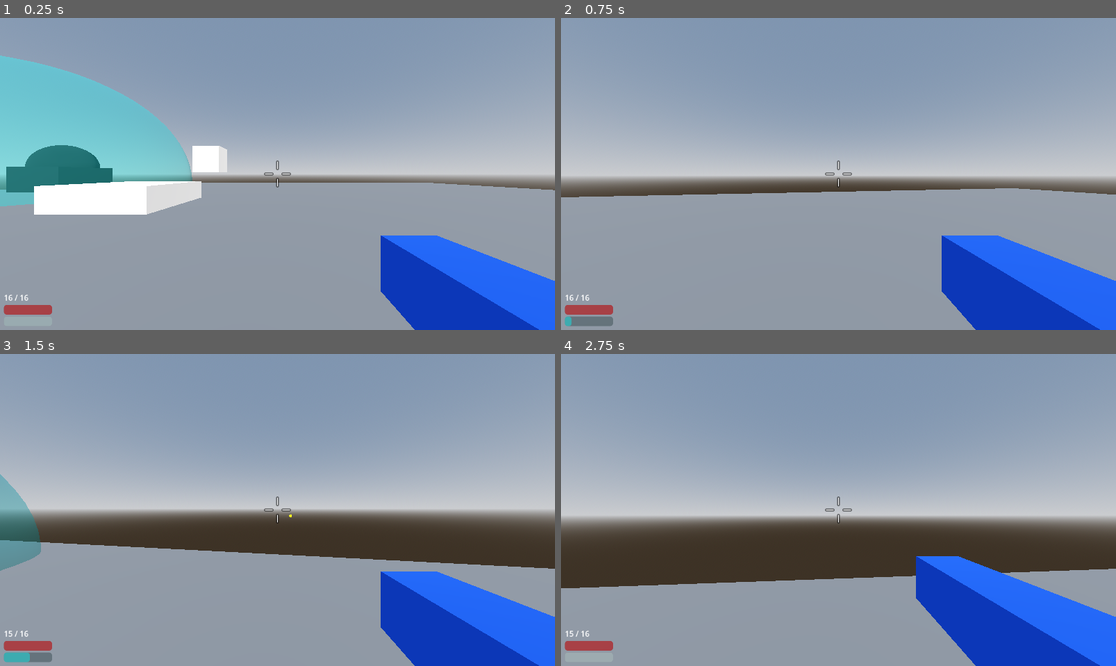
Above: before the commit, frames 1-4 (two rows, left to right).
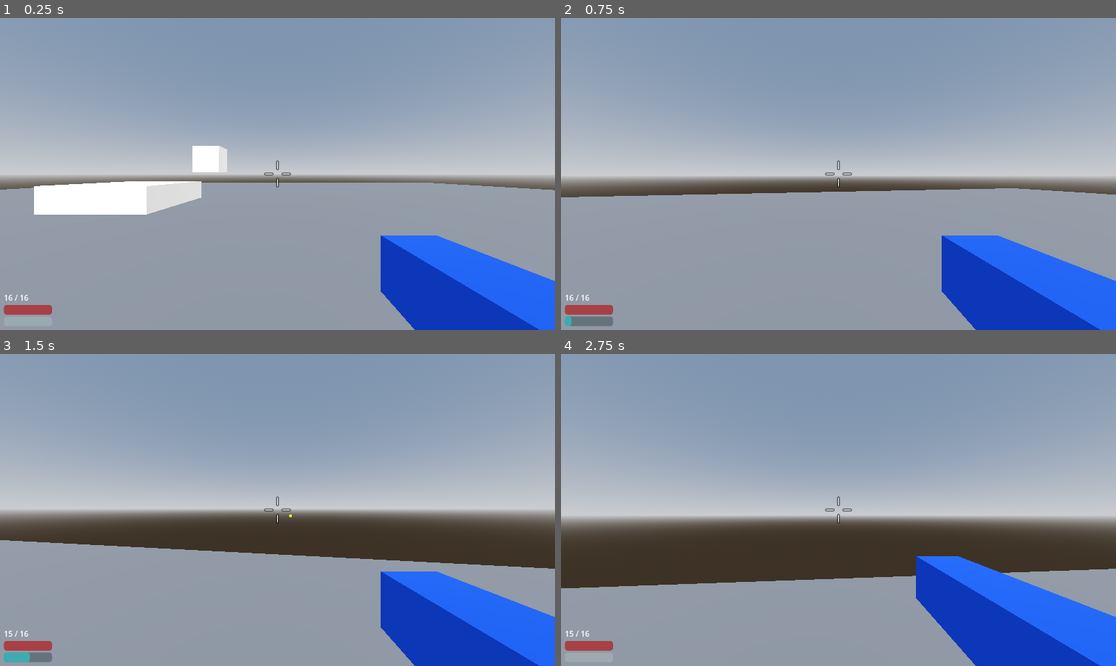
Above: after the commit, the same moments.

Repository: rsrasmu2/Brackeys2025
Game: Godot game, scene res://assets/test_environment/test_environment.tscn
Two runs of this game, one before a commit and one after it. Both use one fixed random seed, a clock stepped at 60 frames per second and the inputs below. This scene is started directly instead of the project's main scene.
Inputs (mouse positions are in pixels of both pictures, inside the frame that each line leads up to):
- Up to frame 1 (0.25 s): no input
- Up to frame 2 (0.75 s): tap Enter at 0.5 s; move the mouse to (866, 174) at 0.52 s; hold W (move_forward) from 0.53 s (still down); hold Shift (dash) from 0.53 s (still down)
- Up to frame 3 (1.5 s): keep holding W (move_forward); tap Space (jump) at 0.77 s; move the mouse to (249, 510) at 1.27 s; release Shift (dash) at 1.28 s; click (249, 510) at 1.35 s
- Up to frame 4 (2.75 s): keep holding W (move_forward); tap Space (jump) at 1.52 s; move the mouse to (849, 503) at 2.02 s; hold Right mouse button (melee) from 2.03 s (still down)

The runs differ from the first frame. In frame 1, 11% of the frame differs, in the area x 0-35%, y 12-61%; in frame 2, nothing differs; in frame 3, 1.5%; in frame 4, nothing differs.

Commit message:
Add pillar enemy

Diff:
--- a/assets/enemy/enemy_blob/enemy_blob.tscn
+++ b/assets/enemy/enemy_blob/enemy_blob.tscn
@@ -6,6 +6,9 @@
 [ext_resource type="PackedScene" uid="uid://qa66w5kam7ti" path="res://assets/common/knockback/knockback.tscn" id="3_bib1n"]
 [ext_resource type="Script" uid="uid://dcyh6jb1gxxbo" path="res://assets/enemy/enemy_blob/blob_idle.gd" id="3_p4dtg"]
 [ext_resource type="Script" uid="uid://cmt115g776ke7" path="res://assets/enemy/enemy_blob/blob_attack.gd" id="4_5nfcq"]
+
+[sub_resource type="ViewportTexture" id="ViewportTexture_bib1n"]
+viewport_path = NodePath("SubViewport")
 
 [sub_resource type="SphereShape3D" id="SphereShape3D_42nhj"]
 
@@ -22,6 +25,7 @@
 
 [node name="HealthBar" parent="." index="2"]
 transform = Transform3D(1, 0, 0, 0, 1, 0, 0, 0, 1, 0, 1.57337, 0)
+texture = SubResource("ViewportTexture_bib1n")
 
 [node name="CollisionShape3D" type="CollisionShape3D" parent="." index="3"]
 transform = Transform3D(1, 0, 0, 0, 1, 0, 0, 0, 1, 0, 0.625121, -0.088591)
--- /dev/null
+++ b/assets/enemy/enemy_pillar/enemy_pillar.tscn
@@ -0,0 +1,80 @@
+[gd_scene load_steps=10 format=3 uid="uid://blrh806e5yssb"]
+
+[ext_resource type="PackedScene" uid="uid://cr5r7kt1j1ati" path="res://assets/enemy/enemy_base/enemy.tscn" id="1_red0b"]
+[ext_resource type="PackedScene" uid="uid://ksrtlxdhhtvb" path="res://assets/enemy/enemy_pillar/Enemy_Pillar.glb" id="2_n7fcf"]
+[ext_resource type="Script" uid="uid://c57rja73wx5tf" path="res://assets/enemy/enemy_pillar/pillar_idle.gd" id="3_5qy18"]
+[ext_resource type="Script" uid="uid://da5q7hn5atihn" path="res://assets/enemy/enemy_pillar/pillar_follow.gd" id="4_5qy18"]
+[ext_resource type="Script" uid="uid://cwrysv1cwpwav" path="res://assets/enemy/enemy_pillar/pillar_attack.gd" id="4_n7fcf"]
+
+[sub_resource type="CylinderShape3D" id="CylinderShape3D_5qy18"]
+height = 6.0
+radius = 0.47168
+
+[sub_resource type="ViewportTexture" id="ViewportTexture_5qy18"]
+viewport_path = NodePath("SubViewport")
+
+[sub_resource type="BoxShape3D" id="BoxShape3D_5qy18"]
+size = Vector3(1, 6, 0.8)
+
+[sub_resource type="BoxShape3D" id="BoxShape3D_sicnd"]
+size = Vector3(0.985, 5, 0.813)
+
+[node name="EnemyPillar" node_paths=PackedStringArray("state_nodes") instance=ExtResource("1_red0b")]
+state_nodes = {
+0: NodePath("PillarIdle"),
+1: NodePath("PillarFollow"),
+3: NodePath("PillarAttack")
+}
+
+[node name="CollisionShape3D" type="CollisionShape3D" parent="." index="0"]
+transform = Transform3D(1, 0, 0, 0, 1, 0, 0, 0, 1, 0.000732422, 3, 0.410694)
+shape = SubResource("CylinderShape3D_5qy18")
+
+[node name="Health" parent="." index="2"]
+max_health = 250
+
+[node name="HealthBar" parent="." index="3"]
+transform = Transform3D(1, 0, 0, 0, 1, 0, 0, 0, 1, 0, 6.78036, 0.40316)
+texture = SubResource("ViewportTexture_5qy18")
+
+[node name="Enemy_Pillar" parent="." index="4" instance=ExtResource("2_n7fcf")]
+
+[node name="PillarIdle" type="Node3D" parent="." index="5" node_paths=PackedStringArray("controller", "target")]
+script = ExtResource("3_5qy18")
+controller = NodePath("..")
+target = NodePath("../EnemyTarget")
+
+[node name="PillarFollow" type="Node3D" parent="." index="6" node_paths=PackedStringArray("controller", "target")]
+script = ExtResource("4_5qy18")
+controller = NodePath("..")
+target = NodePath("../EnemyTarget")
+
+[node name="PillarAttack" type="Area3D" parent="." index="7" node_paths=PackedStringArray("controller", "target")]
+transform = Transform3D(1, 0, 0, 0, 1, 0, 0, 0, 1, 0, 0, -0.183784)
+collision_layer = 4
+collision_mask = 2
+script = ExtResource("4_n7fcf")
+controller = NodePath("..")
+target = NodePath("../EnemyTarget")
+
+[node name="CollisionShape3D2" type="CollisionShape3D" parent="PillarAttack" index="0"]
+transform = Transform3D(1, 0, 0, 0, 1, 0, 0, 0, 1, 0, 3.13819, 0.430124)
+shape = SubResource("BoxShape3D_5qy18")
+
+[node name="WaitTimer" type="Timer" parent="PillarAttack" index="1"]
+wait_time = 2.0
+one_shot = true
+
+[node name="Timer" type="Timer" parent="PillarAttack" index="2"]
+wait_time = 1.5
+one_shot = true
+
+[node name="GroundDetection" type="Area3D" parent="." index="8"]
+collision_layer = 4
+
+[node name="CollisionShape3D" type="CollisionShape3D" parent="GroundDetection" index="0"]
+transform = Transform3D(1, 0, 0, 0, 1, 0, 0, 0, 1, -0.006, 3.5, 0.411511)
+shape = SubResource("BoxShape3D_sicnd")
+
+[connection signal="body_entered" from="PillarAttack" to="PillarAttack" method="_on_body_entered"]
+[connection signal="body_entered" from="GroundDetection" to="PillarAttack" method="_on_ground_detection_body_entered"]
--- /dev/null
+++ b/assets/enemy/enemy_pillar/pillar_attack.gd
@@ -0,0 +1,64 @@
+extends Area3D
+
+@export var controller: Enemy
+@export var target: EnemyTarget
+@export var damage: int = 40
+@export var knockback: float = 30
+@export var rotation_rate: float = -0.6
+@export var recovery_rate: float = 0.01
+
+var current_rotation: float = 0
+var end_basis: Basis
+
+var _damage_dealt: bool = false
+
+func enter() -> void:
+	_damage_dealt = false
+	monitoring = true
+	controller.look_at(target.target.global_position)
+	end_basis = controller.basis
+	current_rotation = rotation_rate * 2 * PI
+	$"../GroundDetection".monitoring = true
+	set_physics_process(true)
+
+func exit() -> void:
+	monitoring = false
+	$"../GroundDetection".monitoring = false
+	set_physics_process(false)
+
+func _physics_process(delta: float) -> void:
+	if len(get_overlapping_bodies()) > 0:
+		controller.rotation.x += 0.1 * PI
+		return
+	controller.rotation.x += current_rotation * delta
+
+
+func _on_ground_detection_body_entered(body: Node3D) -> void:
+	monitoring = false
+	set_physics_process(false)
+	current_rotation = 0
+	$"../GroundDetection".set_deferred("monitoring", false)
+	$WaitTimer.start()
+	await $WaitTimer.timeout
+	var tween = create_tween()
+	var start_basis = controller.basis
+	tween.tween_method(tween_basis.bind(start_basis, end_basis), 0.0, 1.0, 2.0)
+	await tween.finished
+	$Timer.start()
+	await $Timer.timeout
+	controller.state = controller.EnemyState.Idle
+
+func tween_basis(weight: float, start: Basis, end: Basis):
+	controller.basis = start.slerp(end, weight)
+
+
+func _on_body_entered(body: Node3D) -> void:
+	if _damage_dealt:
+		return
+	if body.has_method("take_damage"):
+		var displacement := (body.global_position - global_position)
+		displacement.y = 0
+		var direction := displacement.normalized()
+		print(direction * knockback)
+		body.take_damage(damage, direction * knockback)
+		_damage_dealt = true
--- /dev/null
+++ b/assets/enemy/enemy_pillar/pillar_follow.gd
@@ -0,0 +1,24 @@
+extends Node3D
+
+@export var controller: Enemy
+@export var target: EnemyTarget
+
+@export var distance_to_follow: float = 15.0
+var _sqr_follow_distance: float = distance_to_follow * distance_to_follow
+
+@export var distance_to_attack: float = 7.0
+var _sqr_attack_distance: float = distance_to_attack * distance_to_attack
+
+func _process(delta: float) -> void:
+	controller.look_at(target.target.global_position)
+	var dist = global_position.distance_squared_to(target.target.global_position)
+	if dist <= _sqr_attack_distance:
+		controller.state = controller.EnemyState.Attacking
+	elif dist > _sqr_follow_distance:
+		controller.state = controller.EnemyState.Idle
+
+func enter() -> void:
+	set_process(true)
+
+func exit() -> void:
+	set_process(false)
--- /dev/null
+++ b/assets/enemy/enemy_pillar/pillar_idle.gd
@@ -0,0 +1,29 @@
+extends Node3D
+
+@export var controller: Enemy
+@export var target: EnemyTarget
+
+@export var distance_to_follow: float = 15.0
+var _sqr_follow_distance: float = distance_to_follow * distance_to_follow
+
+@export var distance_to_attack: float = 7.0
+var _sqr_attack_distance: float = distance_to_attack * distance_to_attack
+
+func _ready() -> void:
+	set_process(false)
+
+func _process(_delta: float) -> void:
+	if target.target == null:
+		return
+
+	var dist = global_position.distance_squared_to(target.target.global_position)
+	if dist <= _sqr_attack_distance:
+		controller.state = controller.EnemyState.Attacking
+	elif dist <= _sqr_follow_distance:
+		controller.state = controller.EnemyState.Following
+
+func enter() -> void:
+	set_process(true)
+
+func exit() -> void:
+	set_process(false)
--- a/assets/player/player.gd
+++ b/assets/player/player.gd
@@ -68,5 +68,6 @@
 	$Knockback.add_knockback(knockback_amount)
 
 func _on_health_died() -> void:
+	$CollisionShape3D.disabled = true
 	set_process(false)
 	set_physics_process(false)
--- a/assets/test_environment/test_environment.tscn
+++ b/assets/test_environment/test_environment.tscn
@@ -1,6 +1,6 @@
 [gd_scene load_steps=13 format=3 uid="uid://ded8e20c4hvx3"]
 
-[ext_resource type="PackedScene" uid="uid://cj8s23kp4am6v" path="res://assets/spawner/spawner.tscn" id="2_ih0re"]
+[ext_resource type="PackedScene" uid="uid://blrh806e5yssb" path="res://assets/enemy/enemy_pillar/enemy_pillar.tscn" id="2_ih0re"]
 [ext_resource type="PackedScene" uid="uid://vm7sx4dc1oxe" path="res://assets/player/player_spawn.tscn" id="2_qfl10"]
 
 [sub_resource type="ProceduralSkyMaterial" id="ProceduralSkyMaterial_bgy8f"]
@@ -76,8 +76,10 @@
 [node name="PlayerSpawn" parent="." instance=ExtResource("2_qfl10")]
 transform = Transform3D(1, 0, 0, 0, 1, 0, 0, 0, 1, 0.329531, 2.38419e-07, 0.385006)
 
-[node name="Spawner" parent="." instance=ExtResource("2_ih0re")]
-transform = Transform3D(1, 0, 0, 0, 1, 0, 0, 0, 1, 14.4971, -0.880503, 16.9214)
-
-[node name="Spawner2" parent="." instance=ExtResource("2_ih0re")]
-transform = Transform3D(1, 0, 0, 0, 1, 0, 0, 0, 1, -18.7433, 0.00771924, -13.7454)
+[node name="EnemyPillar" parent="." node_paths=PackedStringArray("state_nodes") instance=ExtResource("2_ih0re")]
+transform = Transform3D(1, 0, 0, 0, 1, 0, 0, 0, 1, 14.0475, 0, -5.66754)
+state_nodes = {
+0: NodePath("PillarIdle"),
+1: NodePath("PillarFollow"),
+3: NodePath("PillarAttack")
+}
Not shown: 1 places in assets/enemy/enemy_blob/enemy_blob.tscn that only renumber resources
Renamed: assets/enemy/Enemy_Pillar.glb -> assets/enemy/enemy_pillar/Enemy_Pillar.glb
Not shown, changed: assets/enemy/enemy_pillar/Enemy_Pillar.glb.import
Not shown, added: assets/enemy/enemy_pillar/pillar_attack.gd.uid
Not shown, added: assets/enemy/enemy_pillar/pillar_follow.gd.uid
Not shown, added: assets/enemy/enemy_pillar/pillar_idle.gd.uid
